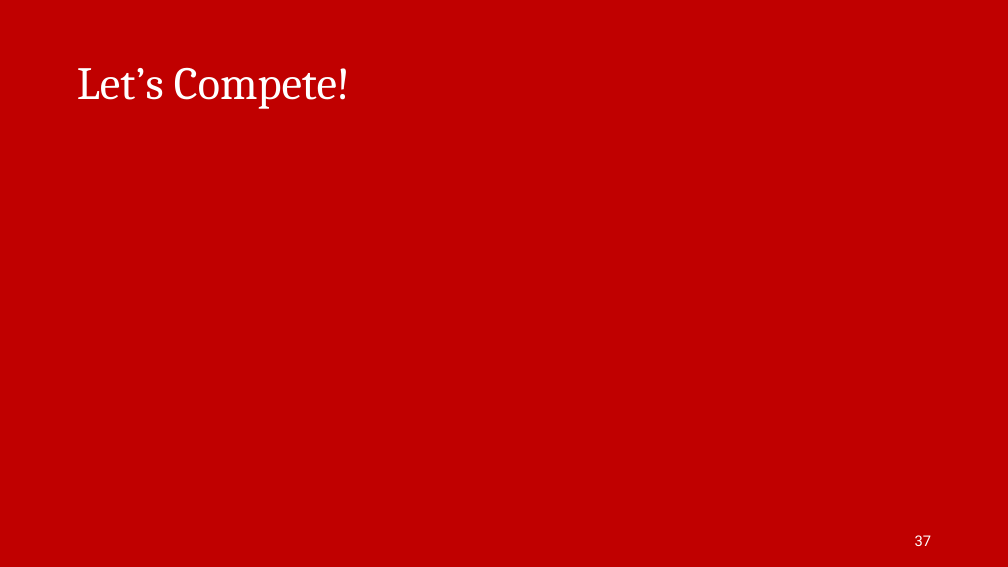
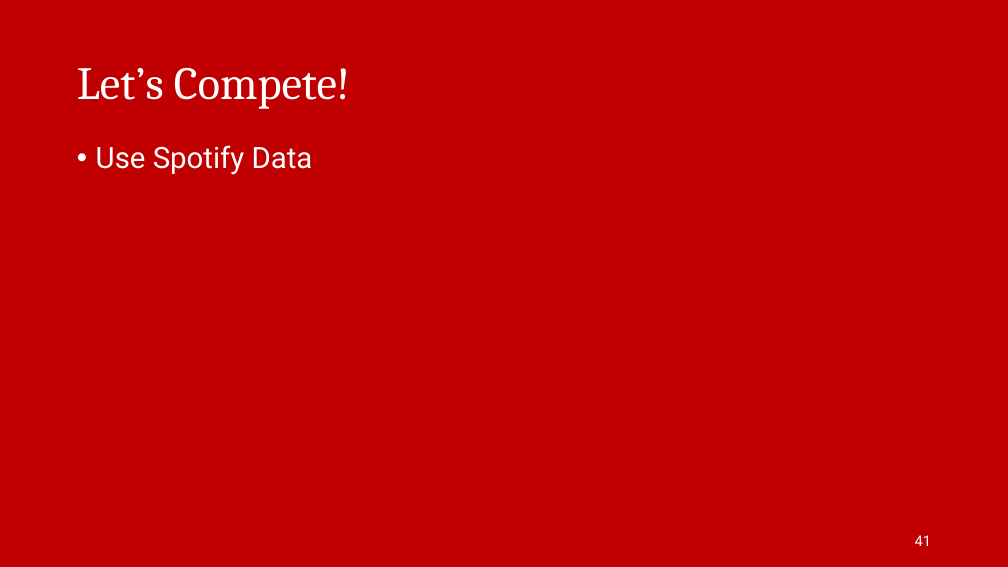
Before and after one commit to irfanradarma/Audit-SI, a slide deck: slide 41 of Slides/09 - Basic Data Analysis.pptx (slide 37 before the commit). Drawn at 1008x567 pixels with LibreOffice and Linux fonts; fonts in the diff are those of the drawing; background and template pictures are left out. Boxes give left, top, right and bottom in pixels: in the first picture for what was removed or moved away, otherwise in the second. Text is boxed around its words. In the diff, an @@ line names an element or a change of style, - is before the commit and + after.

```diff
--- a/Slides/09 - Basic Data Analysis.pptx
+++ b/Slides/09 - Basic Data Analysis.pptx
@@ text added at box(96, 145, 313, 175), 28 pt, text #FFFFFF @@
+• Use Spotify Data
@@ page number at box(915, 535, 932, 546): text changed @@
-37
+41
```
Also in this commit, not shown: 4 other slides changed, 4 slides added, 3 other files.
